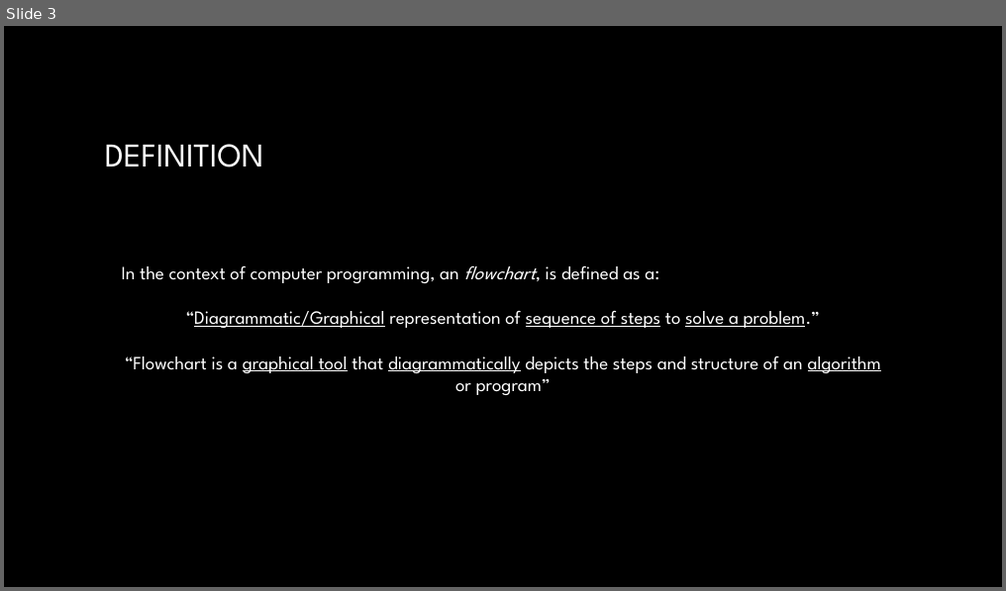
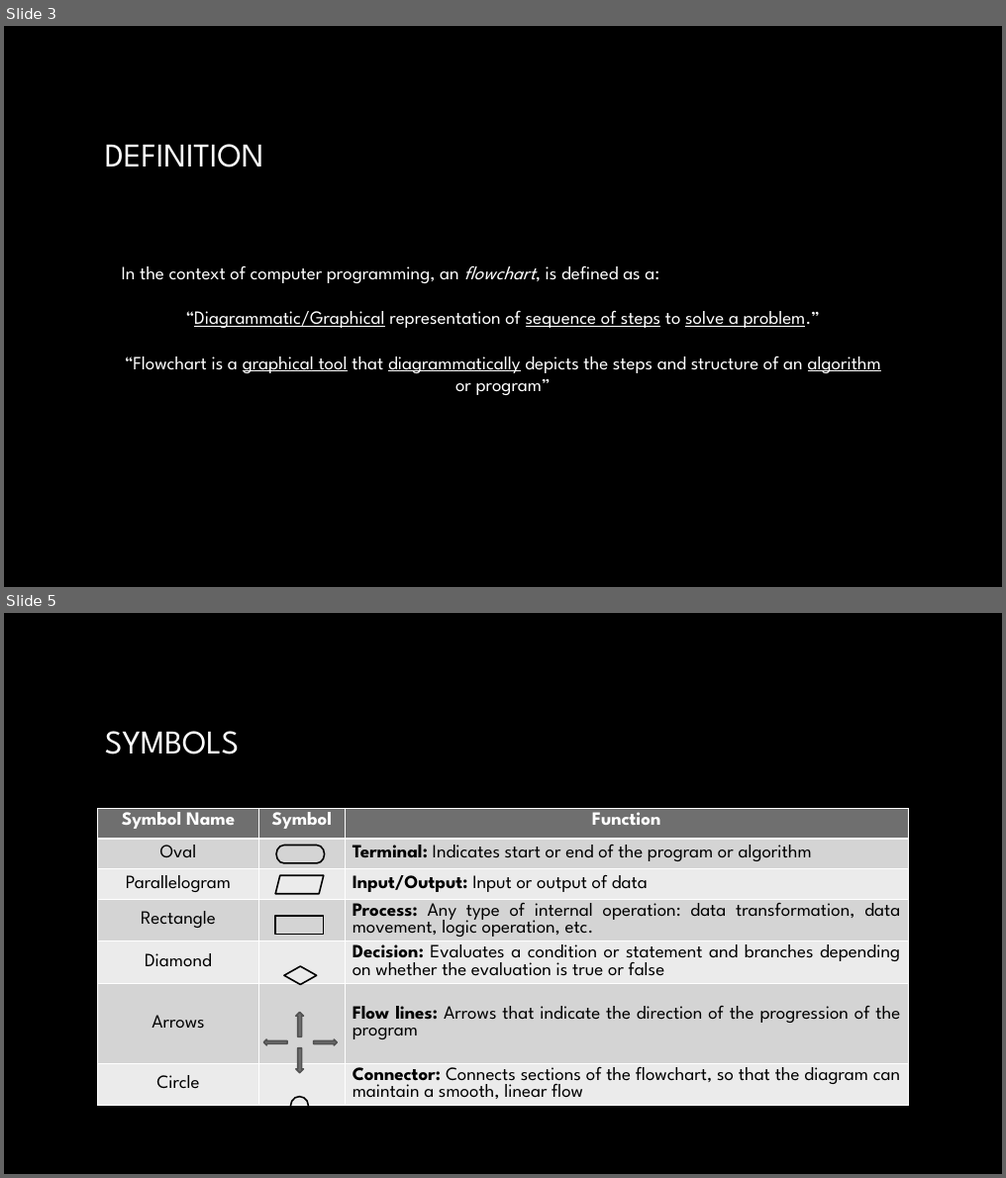
Before and after one commit to SatyakiDas/ulab_course_materials, a slide deck: SPRING 20/CSE 101/Course Materials/algo_pseudo_flowcharts_part2.pptx. Shown one above the other, each under a label of ours: slide 3 before the commit, slides 3 and 5 after it; the slides between them are not shown. The pictures are 1006x591 and 1006x1178 pixels, drawn with LibreOffice and Linux fonts; fonts in the diff are those of the drawing; background and template pictures are left out. Boxes give left, top, right and bottom in pixels: in the first picture for what was removed or moved away, otherwise in the second. Text is boxed around its words. In the diff, an @@ line names an element or a change of style, - is before the commit and + after.

Commit message:
finished slide for flowcharts

```diff
--- a/SPRING 20/CSE 101/Course Materials/algo_pseudo_flowcharts_part2.pptx
+++ b/SPRING 20/CSE 101/Course Materials/algo_pseudo_flowcharts_part2.pptx
@@ slide 5 added at <box>4,613,1002,1174</box>, background picture (left out) @@
@@ title added at <box>105,731,239,755</box>, 32 pt, text gradient #FFFFFF to #A6A6A6 @@
+SYMBOLS
@@ table added at <box>98,808,909,1137</box>, 7 rows, 3 columns @@
+Symbol Name | Symbol | Function
+Oval |  | Terminal: Indicates start or end of the program or algorithm
+Parallelogram |  | Input/Output: Input or output of data
+Rectangle |  | Process: Any type of internal operation: data transformation, data movement, logic operation, etc.
+Diamond |  | Decision: Evaluates a condition or statement and branches depending on whether the evaluation is true or false
+Arrows |  | Flow lines: Arrows that indicate the direction of the progression of the program
+Circle |  | Connector: Connects sections of the flowchart, so that the diagram can maintain a smooth, linear flow
@@ pill shape added at <box>276,845,325,863</box>, outline #000000 1.5 pt @@
@@ parallelogram added at <box>275,875,324,894</box>, outline #000000 1.5 pt @@
@@ rectangle added at <box>275,916,324,934</box>, outline #000000 1.5 pt @@
@@ diamond added at <box>284,966,316,984</box>, outline #000000 1.5 pt @@
@@ group added at <box>263,1013,338,1073</box>: 1 left arrow, 1 right arrow, 1 down arrow, 1 up arrow @@
@@ ellipse added at <box>291,1096,309,1115</box>, outline #000000 1.5 pt @@
```
Also in this commit, not shown: 6 slides changed, 6 other slides added, 8 other files.
